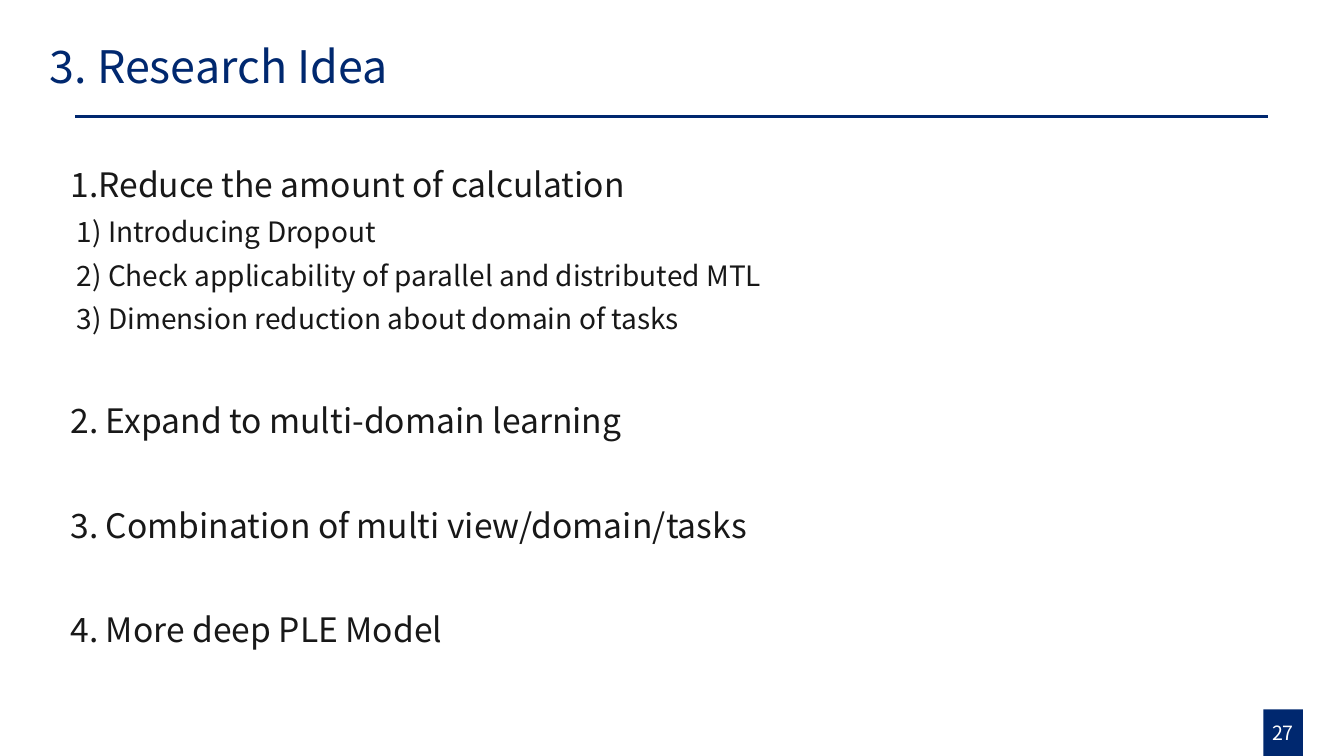
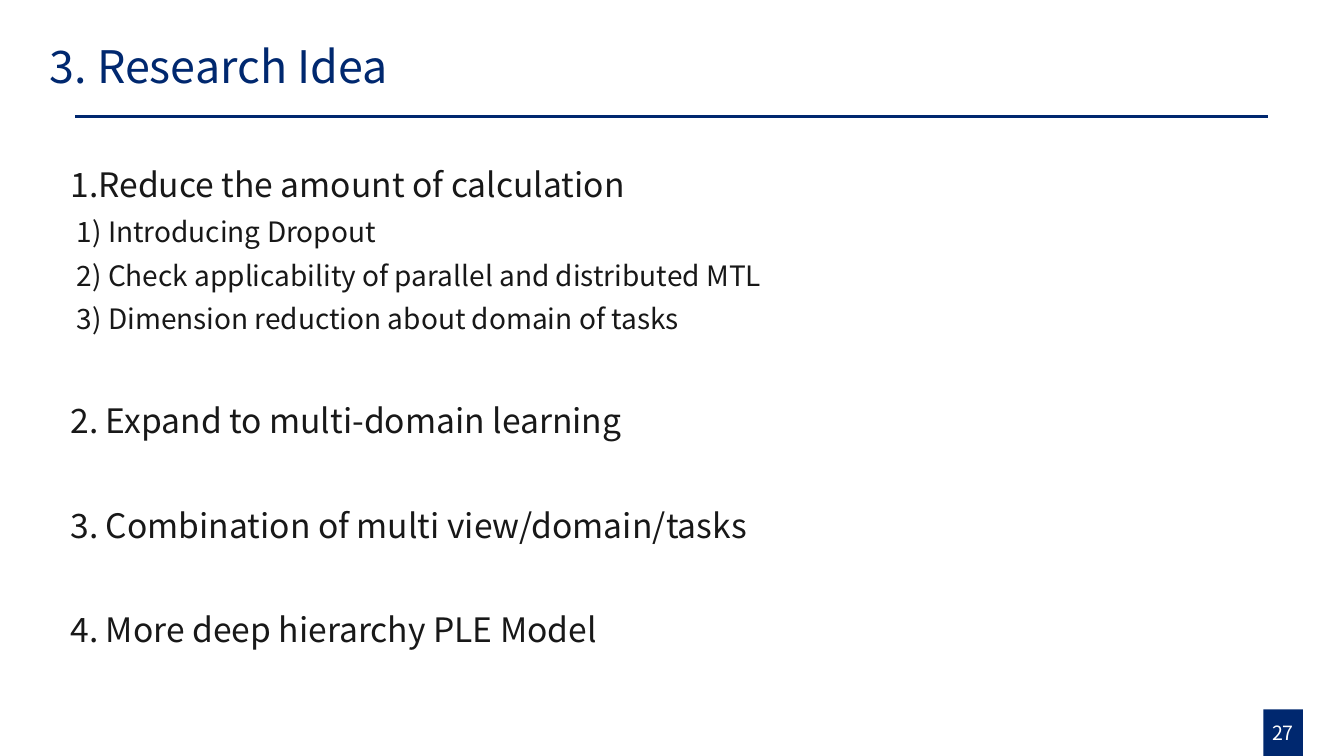
Before and after one commit to gusrn0505/TIL, a slide deck: slide 27 of [PPTPLUG]PP-151/RecSys 발표 준비_강현구.pptx. Drawn at 1344x756 pixels with LibreOffice and Linux fonts; fonts in the diff are those of the drawing. Boxes give left, top, right and bottom in pixels: in the first picture for what was removed or moved away, otherwise in the second. Text is boxed around its words. In the diff, an @@ line names an element or a change of style, - is before the commit and + after.

```diff
--- a/[PPTPLUG]PP-151/RecSys 발표 준비_강현구.pptx
+++ b/[PPTPLUG]PP-151/RecSys 발표 준비_강현구.pptx
@@ text at (70, 615, 597, 650): text changed @@
-4. More deep PLE Model
+4. More deep hierarchy PLE Model
```
Also in this commit, not shown: 12 other slides changed, 3 other files.
